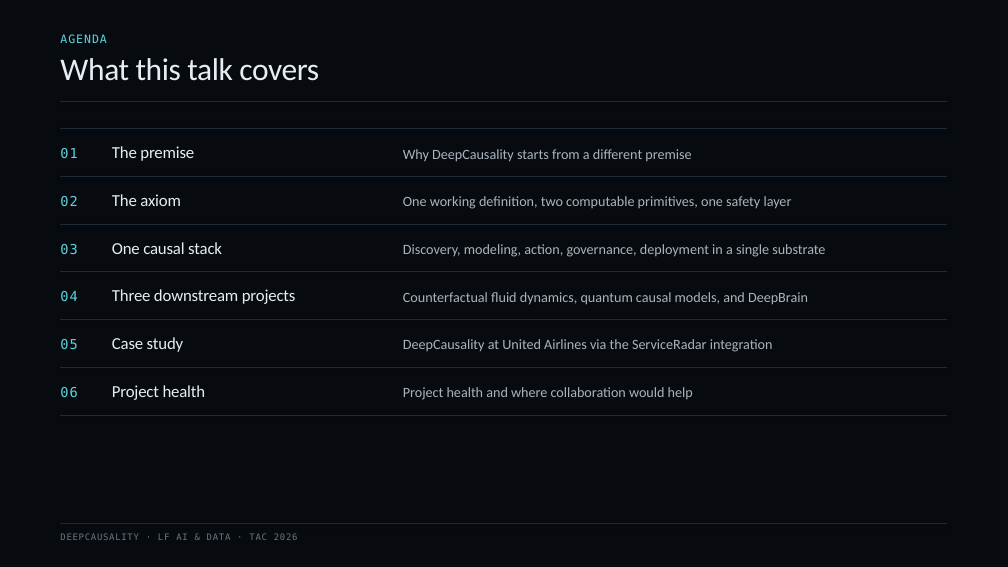
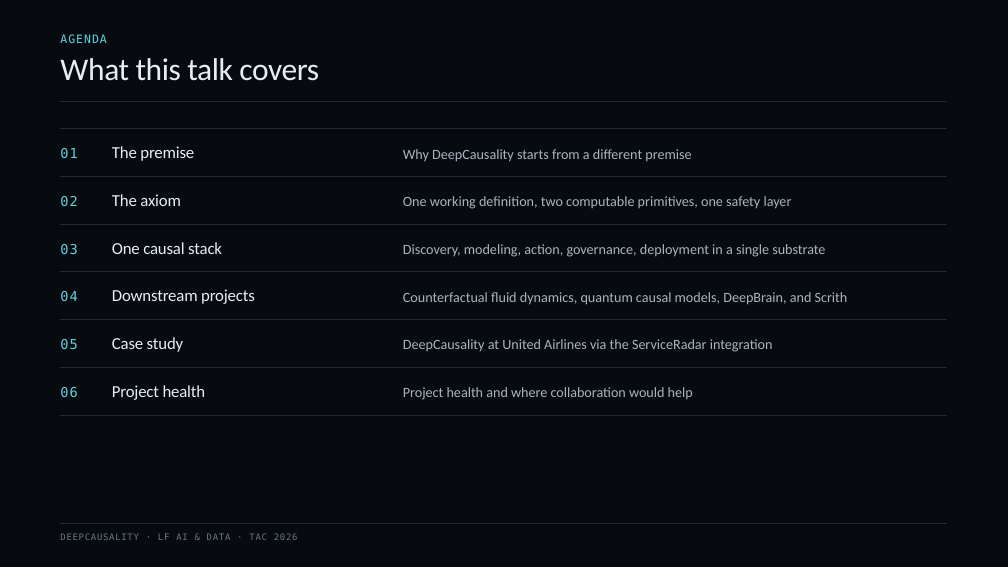
Before and after one commit to deepcausality-rs/deep_causality, a slide deck: slide 3 of docs/LF/slides/LF_2026/DeepCausality_TAC_2026.pptx. Drawn at 1008x567 pixels with LibreOffice and Linux fonts; fonts in the diff are those of the drawing. Boxes give left, top, right and bottom in pixels: in the first picture for what was removed or moved away, otherwise in the second. Text is boxed around its words. In the diff, an @@ line names an element or a change of style, - is before the commit and + after.

```diff
--- a/docs/LF/slides/LF_2026/DeepCausality_TAC_2026.pptx
+++ b/docs/LF/slides/LF_2026/DeepCausality_TAC_2026.pptx
@@ text at (112,289,255,304): text changed @@
-Three downstream projects
+Downstream projects
@@ text at (403,292,848,305): text changed @@
-Counterfactual fluid dynamics, quantum causal models, and DeepBrain
+Counterfactual fluid dynamics, quantum causal models, DeepBrain, and Scrith
```
Also in this commit, not shown: 14 other slides changed, 1 slide added.
